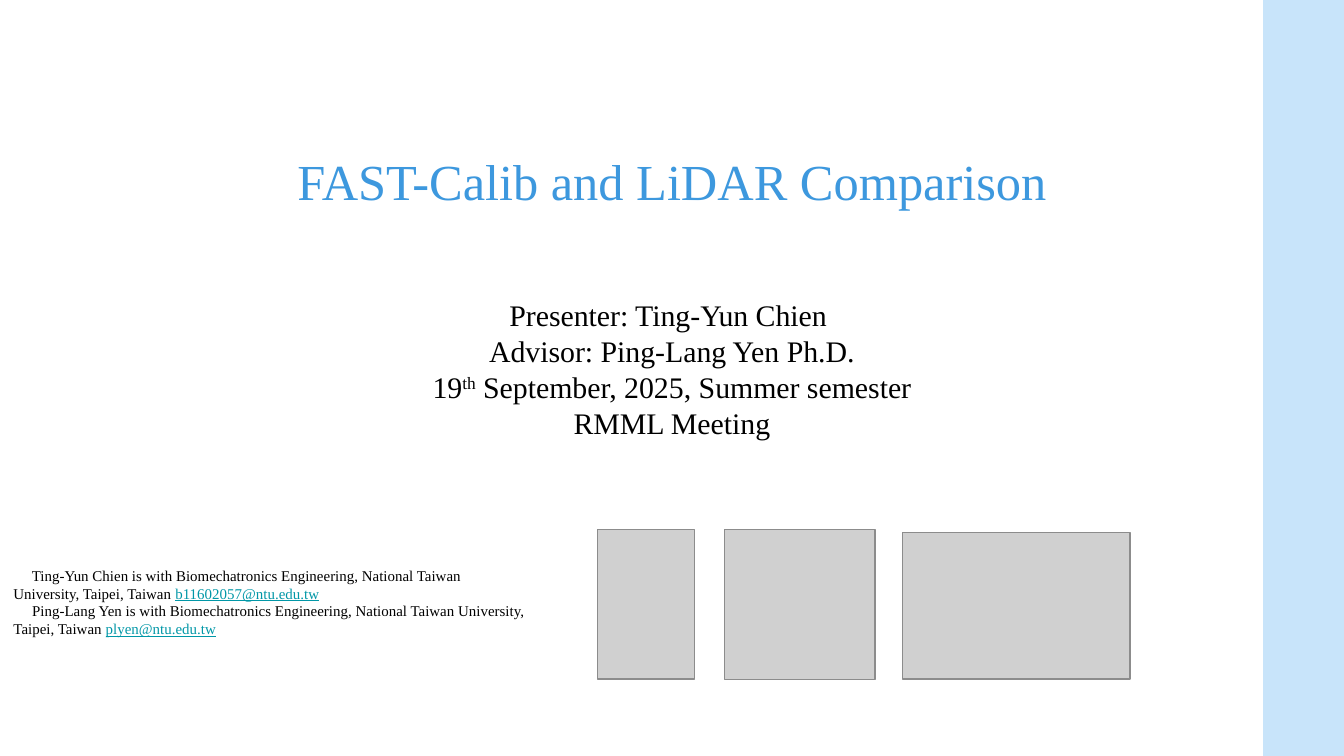
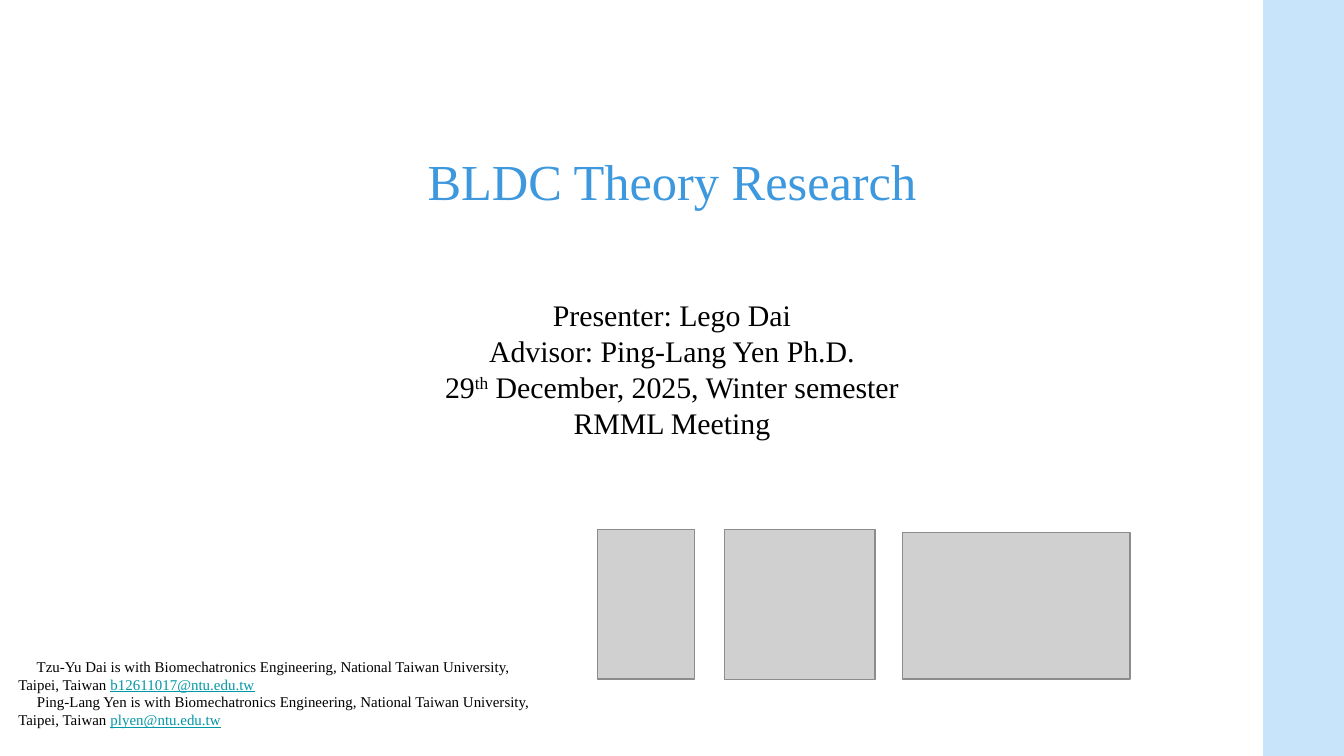
Before and after one commit to lego1002/lego_ws_in_RMML, a slide deck: slide 1 of meeting_ppt/meeting_report/20251229_lego.pptx. Drawn at 1344x756 pixels with LibreOffice and Linux fonts; fonts in the diff are those of the drawing; grey boxes stand for pictures. Boxes give left, top, right and bottom in pixels: in the first picture for what was removed or moved away, otherwise in the second. Text is boxed around its words. In the diff, an @@ line names an element or a change of style, - is before the commit and + after.

```diff
--- a/meeting_ppt/meeting_report/20251229_lego.pptx
+++ b/meeting_ppt/meeting_report/20251229_lego.pptx
@@ title at <box>428,165,917,211</box>: text changed @@
-FAST-Calib and LiDAR Comparison
+BLDC Theory Research
@@ subtitle at <box>553,306,791,332</box>: text changed @@
-Presenter: Ting-Yun Chien
+Presenter: Lego Dai
@@ subtitle at <box>496,377,898,403</box>: text changed @@
-19th September, 2025, Summer semester
+29th December, 2025, Winter semester
@@ text "Tzu-Yu Dai is with Biomechatronics ...": place and size @@
-text "Tzu-Yu Dai is with Biomechatronics ..." at <box>13,570,524,638</box>
+text "Tzu-Yu Dai is with Biomechatronics ..." at <box>18,661,529,729</box>
@@ text at <box>18,661,509,694</box>: text changed @@
-Ting-Yun Chien is with Biomechatronics Engineering, National Taiwan University, Taipei, Taiwan b11602057@ntu.edu.tw
+Tzu-Yu Dai is with Biomechatronics Engineering, National Taiwan University, Taipei, Taiwan b12611017@ntu.edu.tw
```
Also in this commit, not shown: 7 other slides changed, 1 slide removed.
